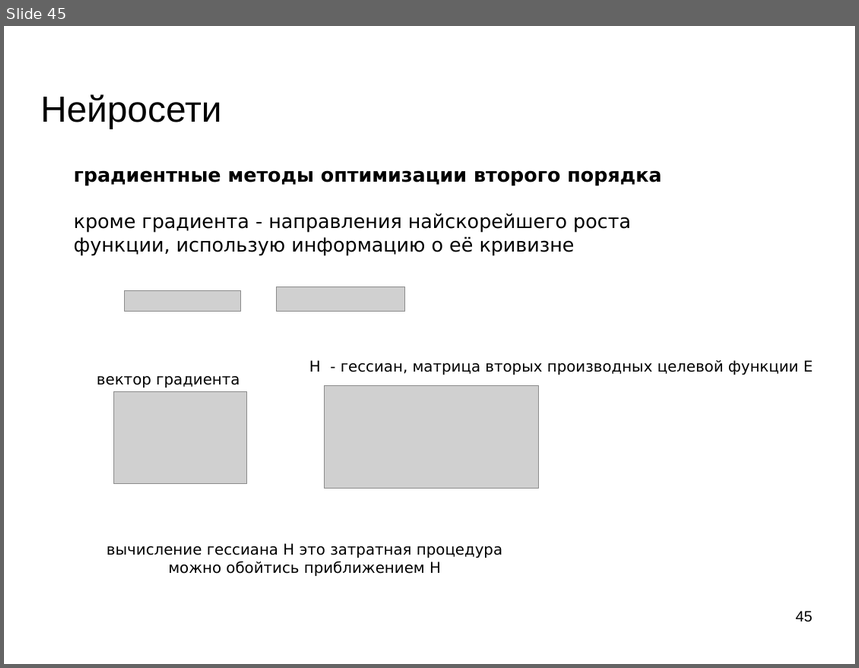
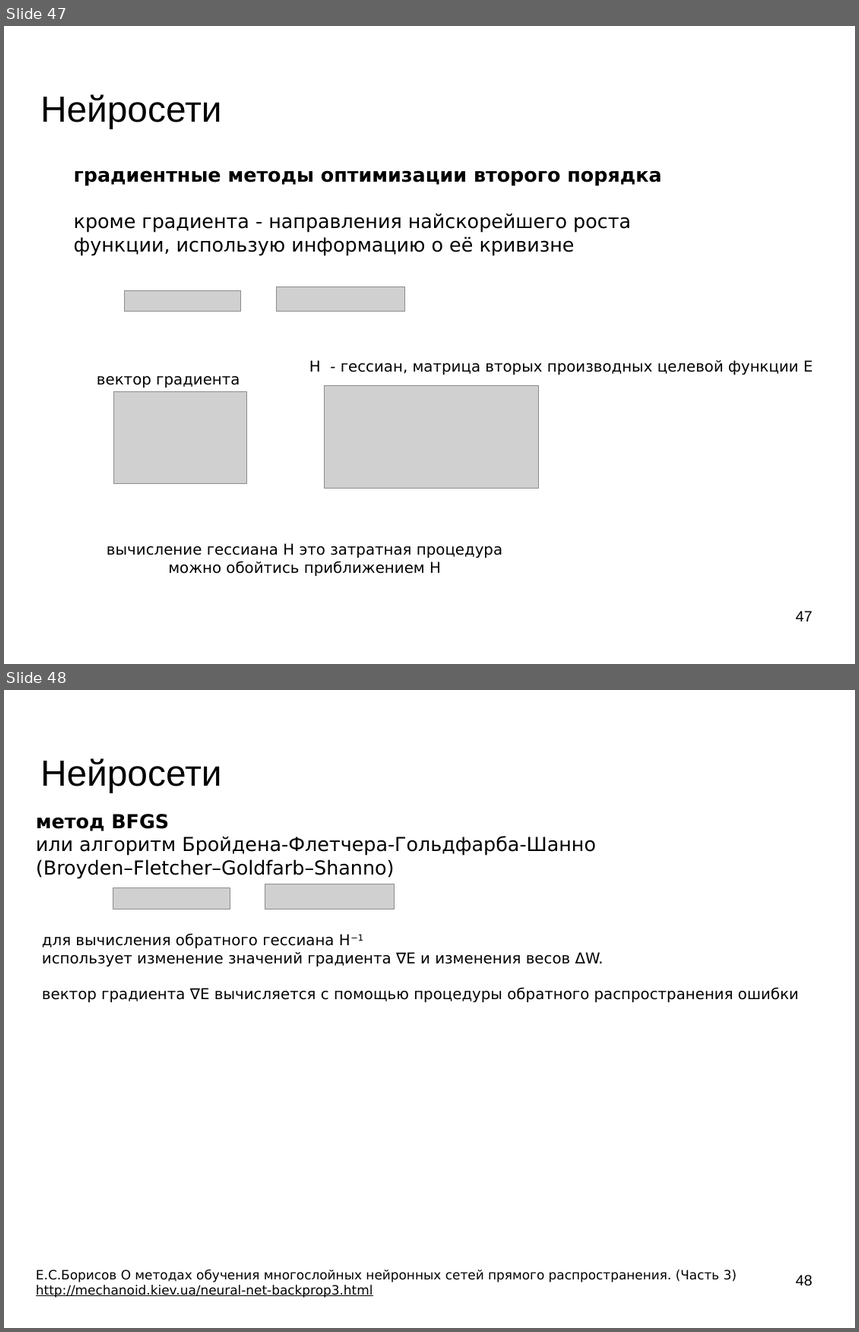
Before and after one commit to mechanoid5/ml_lectorium_legacy, a slide deck: 10-ann.odp. Shown one above the other, each under a label of ours: slide 45 before the commit, slides 47 and 48 after it. The pictures are 859x668 and 859x1332 pixels, drawn with LibreOffice and Linux fonts; fonts in the diff are those of the drawing; grey boxes stand for pictures; background and template pictures are left out. Boxes give left, top, right and bottom in pixels: in the first picture for what was removed or moved away, otherwise in the second. Text is boxed around its words. In the diff, an @@ line names an element or a change of style, - is before the commit and + after.

```diff
--- a/10-ann.odp
+++ b/10-ann.odp
@@ slide 48 added at bbox=[4, 690, 855, 1328], background picture (left out) @@
@@ title added at bbox=[40, 758, 222, 793], 33.9 pt, text #000000 @@
+Нейросети
@@ text added at bbox=[36, 814, 596, 879], 18 pt, text #000000 @@
+метод BFGS
+или алгоритм Бройдена-Флетчера-Гольдфарба-Шанно
+(Broyden–Fletcher–Goldfarb–Shanno)
@@ picture added at bbox=[113, 888, 230, 910] @@
@@ picture added at bbox=[265, 885, 394, 910] @@
@@ text added at bbox=[42, 933, 799, 1002], 14 pt, text #000000 @@
+для вычисления обратного гессиана H−1
+использует изменение значений градиента ∇E и изменения весов ΔW.
+вектор градиента ∇E вычисляется с помощью процедуры обратного распространения ошибки
@@ text added at bbox=[36, 1270, 737, 1298], 12 pt, text #000000 @@
+Е.С.Борисов О методах обучения многослойных нейронных сетей прямого распространения. (Часть 3)
+http://mechanoid.kiev.ua/neural-net-backprop3.html
@@ page number added at bbox=[796, 1275, 813, 1287], 14 pt, text #000000 @@
+48
@@ what was slide 45 is now slide 47 @@
@@ page number at bbox=[796, 611, 813, 622]: text changed @@
-45
+47
```
Also in this commit, not shown: 3 slides changed, 5 other slides added.
